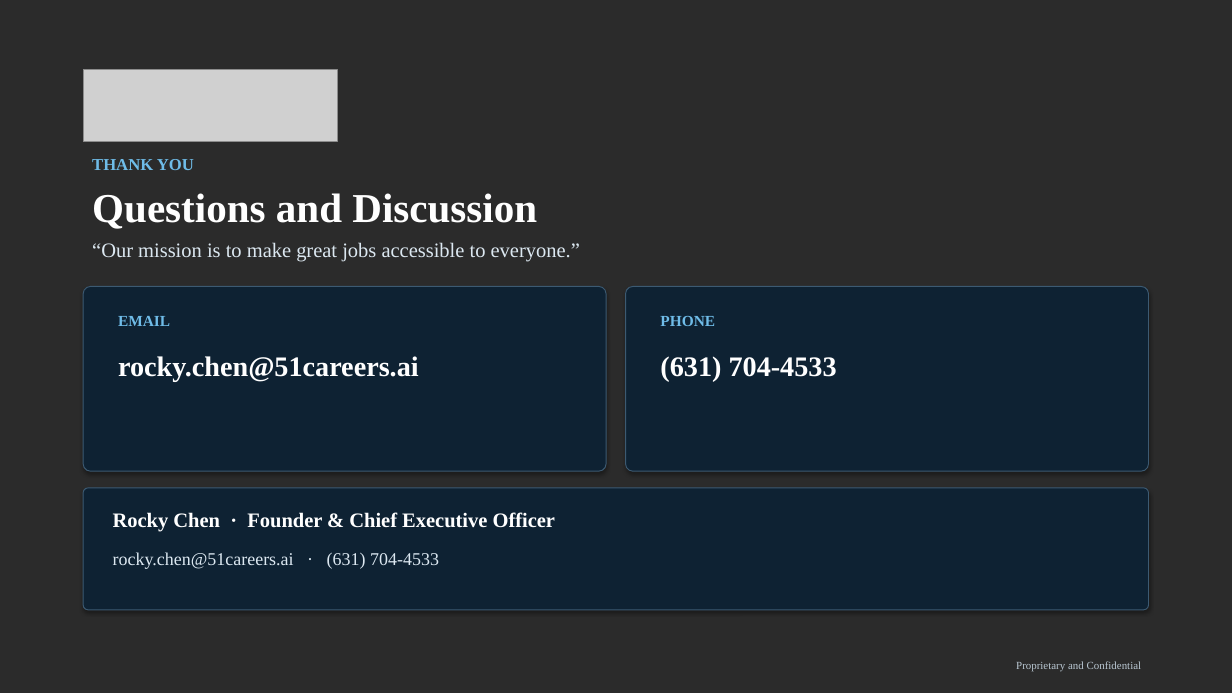
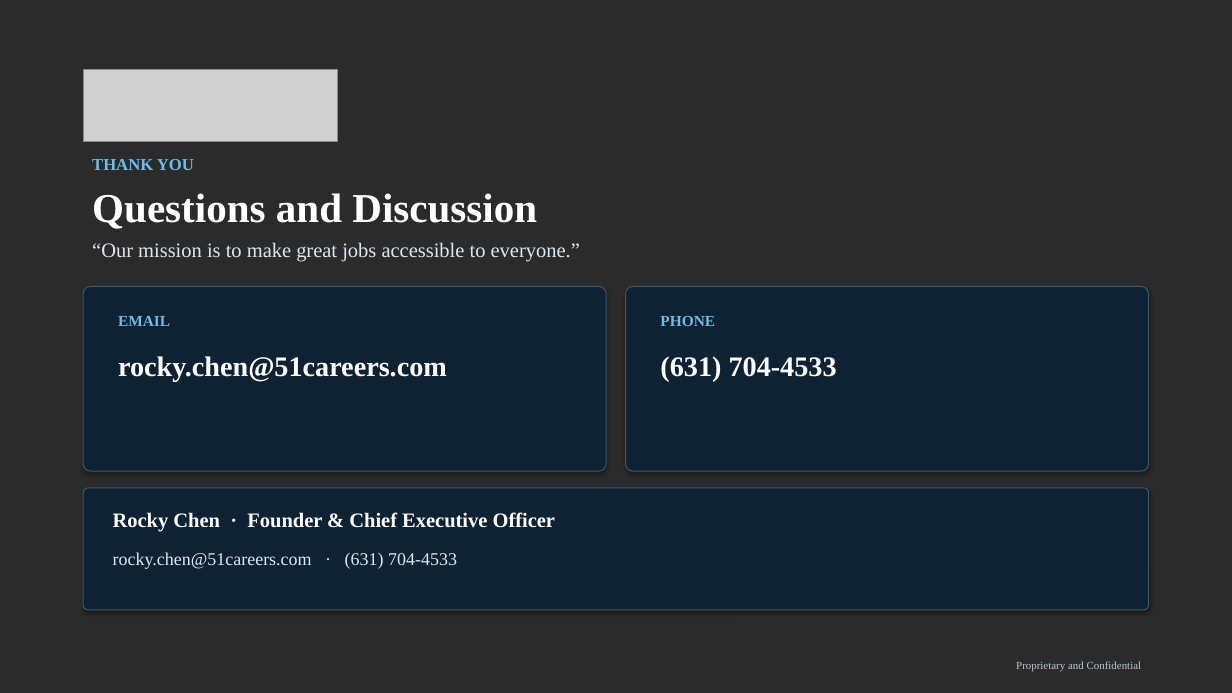
Before and after one commit to anthonyleedu/anthonyleedu, a slide deck: slide 29 of 51Careers_AI_Investor_Overview.pptx. Drawn at 1232x693 pixels with LibreOffice and Linux fonts; fonts in the diff are those of the drawing; grey boxes stand for pictures; background and template pictures are left out; a plain dark background stands for a picture behind light text. Boxes give left, top, right and bottom in pixels: in the first picture for what was removed or moved away, otherwise in the second. Text is boxed around its words. In the diff, an @@ line names an element or a change of style, - is before the commit and + after.

```diff
--- a/51Careers_AI_Investor_Overview.pptx
+++ b/51Careers_AI_Investor_Overview.pptx
@@ text at (118, 356, 447, 381): text changed @@
-rocky.chen@51careers.ai
+rocky.chen@51careers.com
@@ text at (113, 552, 457, 569): text changed @@
-rocky.chen@51careers.ai · (631) 704-4533
+rocky.chen@51careers.com · (631) 704-4533
```
Also in this commit, not shown: 1 other file.
